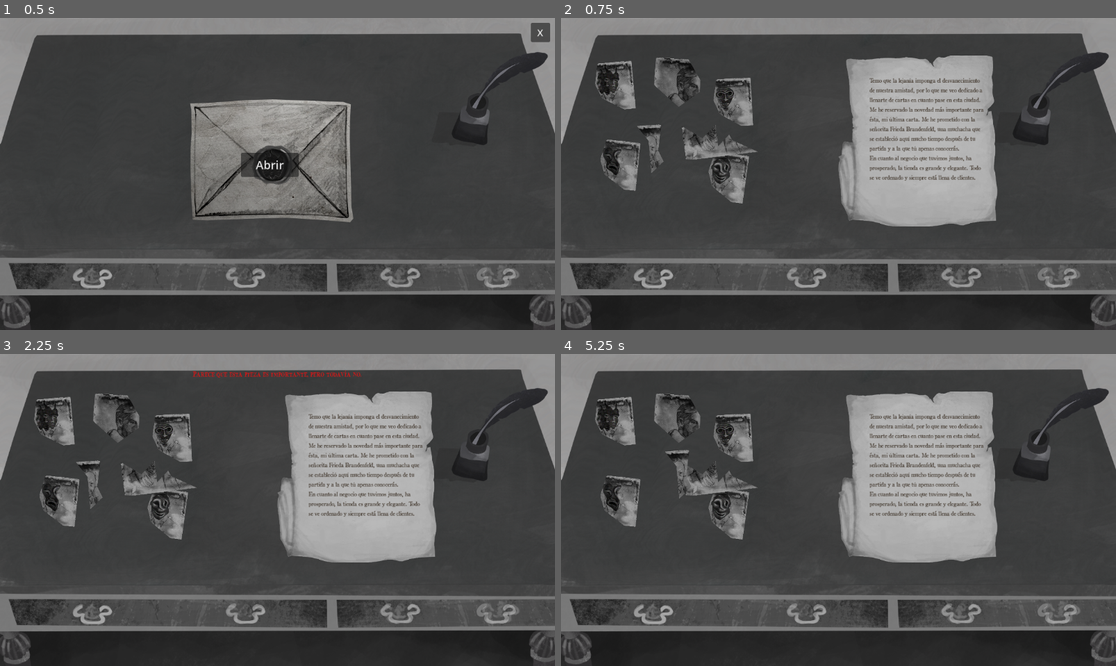
Above: before the commit, frames 1-4 (two rows, left to right).
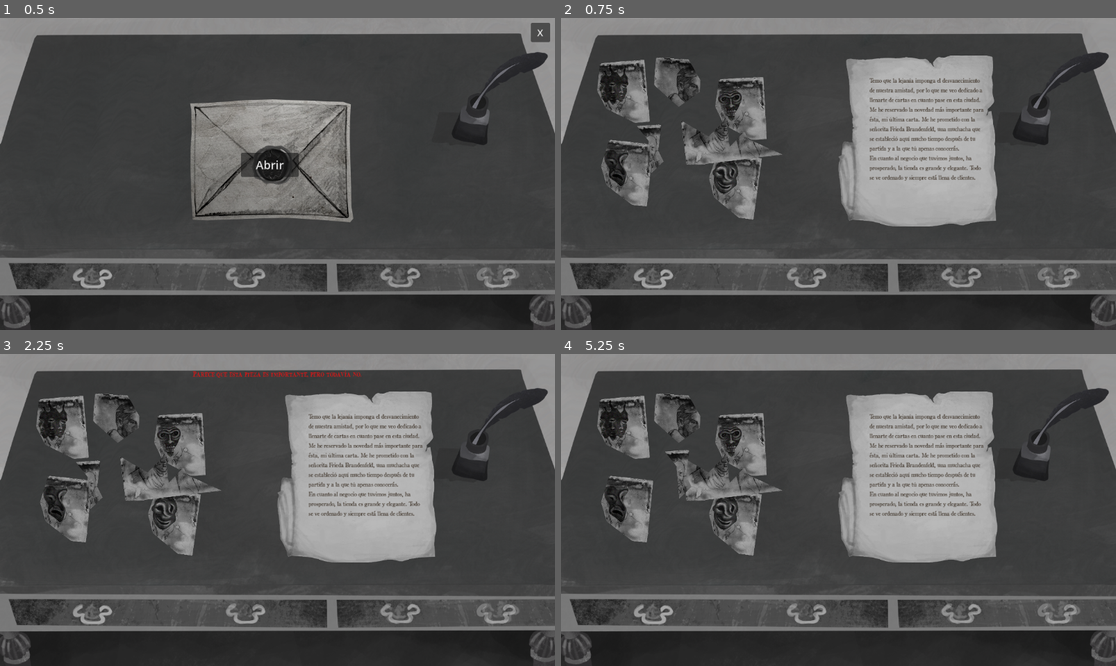
Above: after the commit, the same moments.

Repository: shiarauzo/Lima-game-jam-2026
Game: Godot game, scene res://scenes/main_menu.tscn
Two runs of this game, one before a commit and one after it. Both use one fixed random seed, a clock stepped at 60 frames per second and the inputs below.
Inputs (mouse positions are in pixels of both pictures, inside the frame that each line leads up to):
- Up to frame 1 (0.5 s): no input
- Up to frame 2 (0.75 s): click "Abrir" at 0.5 s
- Up to frame 3 (2.25 s): tap Enter at 1.25 s; move the mouse to (399, 494) at 1.27 s; click (399, 494) at 1.42 s; tap Space at 2 s; drag from (166, 525) to (249, 572) at 2.02 s
- Up to frame 4 (5.25 s): tap Enter at 2.75, 4.25 s; move the mouse to (894, 441) at 2.77 s; click (894, 441) at 2.92 s; tap Space at 3.5, 5 s; drag from (810, 572) to (672, 463) at 3.52 s; move the mouse to (1005, 556) at 4.27 s; click (1005, 556) at 4.42 s; drag from (672, 463) to (755, 432) at 5.02 s

Frame 1 is identical in both runs. In frame 2, 4.9% of the frame differs, in the area x 6-40%, y 13-65%; in frame 3, 4.9%; in frame 4, 4.9%.

Commit message:
actualizar tamaños de puzzle 2

Diff:
--- a/scenes/secondlevel.tscn
+++ b/scenes/secondlevel.tscn
@@ -102,8 +102,8 @@
 layout_mode = 0
 offset_left = 70.0
 offset_top = 100.0
-offset_right = 170.0
-offset_bottom = 200.0
+offset_right = 200.0
+offset_bottom = 230.0
 rotation = -0.087
 texture = ExtResource("3_retazo1a")
 expand_mode = 1
@@ -113,8 +113,8 @@
 layout_mode = 0
 offset_left = 315.0
 offset_top = 278.0
-offset_right = 415.0
-offset_bottom = 378.0
+offset_right = 445.0
+offset_bottom = 408.0
 rotation = 0.14
 texture = ExtResource("4_retazo1b")
 expand_mode = 1
@@ -124,8 +124,8 @@
 layout_mode = 0
 offset_left = 317.0
 offset_top = 132.0
-offset_right = 417.0
-offset_bottom = 232.0
+offset_right = 447.0
+offset_bottom = 262.0
 rotation = -0.052
 texture = ExtResource("5_retazo1c")
 expand_mode = 1
@@ -135,8 +135,8 @@
 layout_mode = 0
 offset_left = 89.0
 offset_top = 254.0
-offset_right = 189.0
-offset_bottom = 354.0
+offset_right = 219.0
+offset_bottom = 384.0
 rotation = 0.105
 texture = ExtResource("6_retazo1d")
 expand_mode = 1
@@ -146,7 +146,7 @@
 layout_mode = 0
 offset_left = 262.0
 offset_top = 215.0
-offset_right = 412.0
+offset_right = 462.0
 offset_bottom = 315.0
 rotation = -0.122
 texture = ExtResource("7_retazo2")
